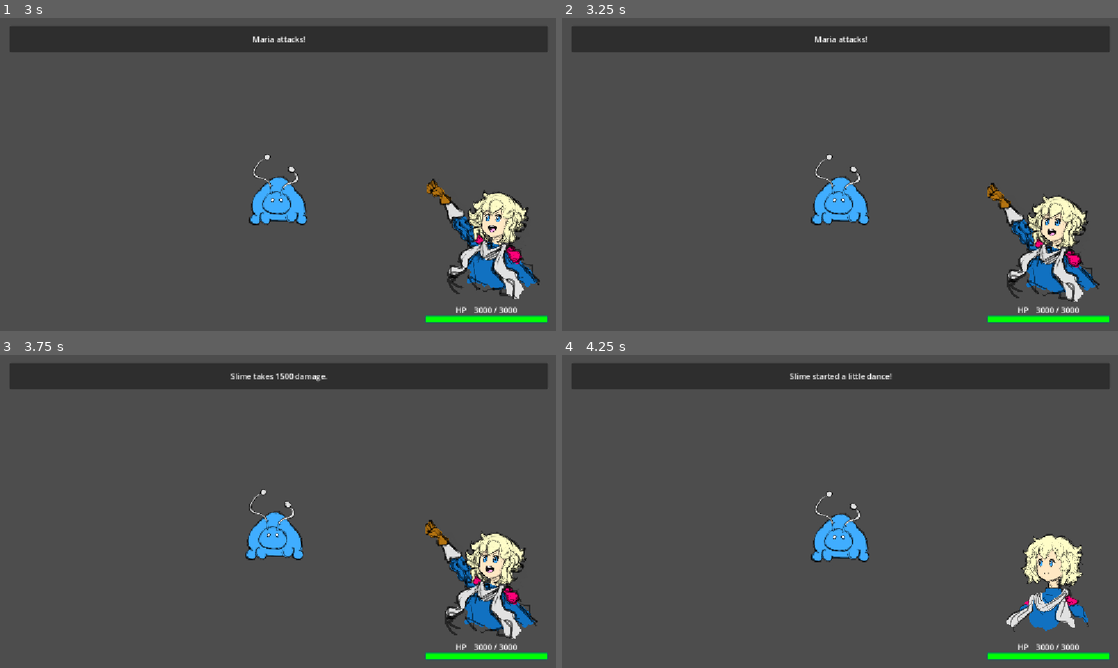
Above: before the commit, frames 1-4 (two rows, left to right).
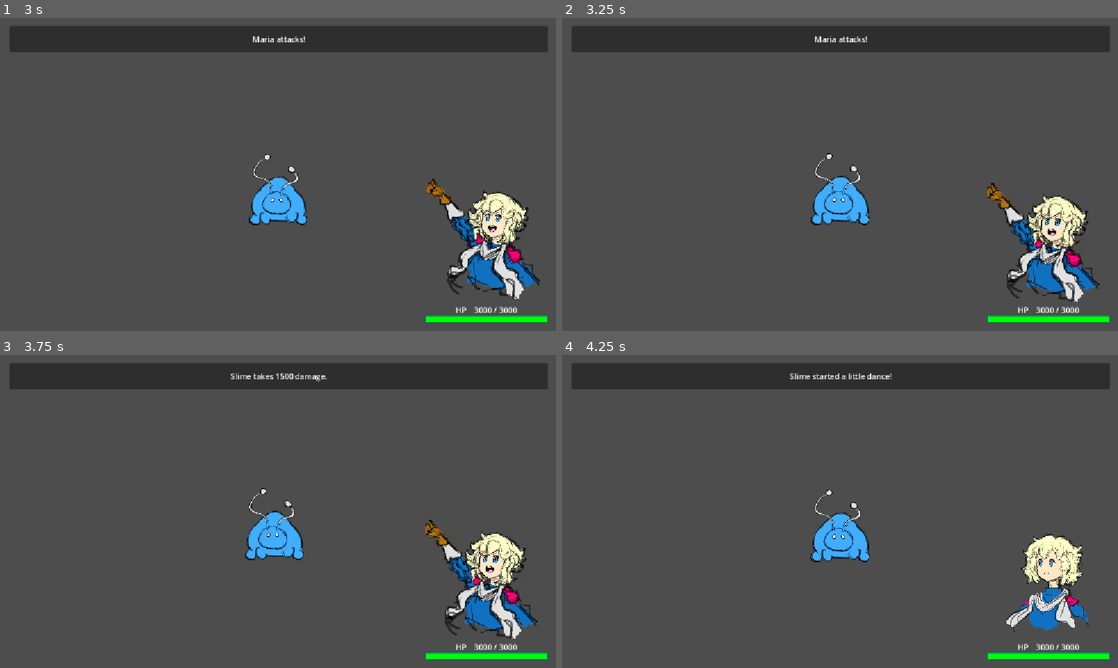
Above: after the commit, the same moments.

Repository: Adnyropast/pwkz-godot-4.7
Game: Godot game, scene res://scenes/title_screen.tscn
The game is run twice, just before and just after one commit, with the same random seed, the same clock (stepped at 60 frames per second) and the same inputs. The engine's default icon, where the game draws it, is replaced by a stand-in: a white triangle on a blue panel in a dark square.
Inputs:
- Up to frame 1 (3 s): click "Start" at 0.5 s; click "Maria Game" at 1.25 s; tap Enter (ui_accept) at 2, 2.27 s; click "Attack" at 2.75 s
- Up to frame 2 (3.25 s): no input
- Up to frame 3 (3.75 s): tap Enter (ui_accept) at 3.5 s
- Up to frame 4 (4.25 s): tap Enter (ui_accept) at 3.77 s

Frame 1 is identical in both runs. In frame 2, 0.3% of the frame differs, in the area x 44-56%, y 43-66%; in frame 3, 0.3%; in frame 4, 0.4%, in the area x 44-56%, y 42-67%.

Commit message:
feat: add enemy stuttered animation

Diff:
--- a/scenes/enemy_node.gd
+++ b/scenes/enemy_node.gd
@@ -1,6 +1,6 @@
 extends Control
 
-@onready var enemy_texture: TextureRect = $EnemyShake/EnemyTexture
+@onready var enemy_texture: TextureRect = $EnemyShake/EnemyBreathe/EnemyTexture
 @onready var enemy_animation_player: AnimationPlayer = $EnemyShake/EnemyAnimationPlayer
 
 func _ready() -> void:
--- a/scenes/enemy_node.tscn
+++ b/scenes/enemy_node.tscn
@@ -2,6 +2,68 @@
 
 [ext_resource type="Script" uid="uid://bk800b71ytl4x" path="res://scenes/enemy_node.gd" id="1_ilucu"]
 [ext_resource type="Texture2D" uid="uid://dh4ttleyycexo" path="res://icon.svg" id="1_xk3qw"]
+
+[sub_resource type="Animation" id="Animation_5cy0s"]
+length = 0.001
+tracks/0/type = "value"
+tracks/0/imported = false
+tracks/0/enabled = true
+tracks/0/path = NodePath(".:offset_transform_position")
+tracks/0/interp = 1
+tracks/0/loop_wrap = true
+tracks/0/keys = {
+"times": PackedFloat32Array(0),
+"transitions": PackedFloat32Array(1),
+"update": 0,
+"values": [Vector2(0, 0)]
+}
+tracks/1/type = "value"
+tracks/1/imported = false
+tracks/1/enabled = true
+tracks/1/path = NodePath(".:offset_transform_scale")
+tracks/1/interp = 1
+tracks/1/loop_wrap = true
+tracks/1/keys = {
+"times": PackedFloat32Array(0),
+"transitions": PackedFloat32Array(1),
+"update": 0,
+"values": [Vector2(1, 1)]
+}
+
+[sub_resource type="Animation" id="Animation_jde88"]
+resource_name = "enemy_breathe"
+length = 3.0000000000000004
+loop_mode = 1
+tracks/0/type = "value"
+tracks/0/imported = false
+tracks/0/enabled = true
+tracks/0/path = NodePath(".:offset_transform_position")
+tracks/0/interp = 0
+tracks/0/loop_wrap = true
+tracks/0/keys = {
+"times": PackedFloat32Array(0, 1, 2, 3),
+"transitions": PackedFloat32Array(1, 1, 1, 1),
+"update": 0,
+"values": [Vector2(0, 0), Vector2(0, -1), Vector2(0, -2), Vector2(0, 0)]
+}
+tracks/1/type = "value"
+tracks/1/imported = false
+tracks/1/enabled = true
+tracks/1/path = NodePath(".:offset_transform_scale")
+tracks/1/interp = 0
+tracks/1/loop_wrap = true
+tracks/1/keys = {
+"times": PackedFloat32Array(0, 1, 2, 3),
+"transitions": PackedFloat32Array(1, 1, 1, 1),
+"update": 0,
+"values": [Vector2(1, 1), Vector2(1.01, 1.01), Vector2(1.02, 1.02), Vector2(1, 1)]
+}
+
+[sub_resource type="AnimationLibrary" id="AnimationLibrary_5cy0s"]
+_data = {
+&"RESET": SubResource("Animation_5cy0s"),
+&"enemy_breathe": SubResource("Animation_jde88")
+}
 
 [sub_resource type="Animation" id="Animation_ilucu"]
 length = 0.001
@@ -20,7 +82,7 @@
 tracks/1/type = "value"
 tracks/1/imported = false
 tracks/1/enabled = true
-tracks/1/path = NodePath("EnemyShake/EnemyTexture:self_modulate")
+tracks/1/path = NodePath("EnemyShake/EnemyBreathe/EnemyTexture:self_modulate")
 tracks/1/interp = 1
 tracks/1/loop_wrap = true
 tracks/1/keys = {
@@ -29,13 +91,37 @@
 "update": 0,
 "values": [Color(1, 1, 1, 1)]
 }
+tracks/2/type = "value"
+tracks/2/imported = false
+tracks/2/enabled = true
+tracks/2/path = NodePath("EnemyShake/EnemyBreathe:offset_transform_position")
+tracks/2/interp = 1
+tracks/2/loop_wrap = true
+tracks/2/keys = {
+"times": PackedFloat32Array(0),
+"transitions": PackedFloat32Array(1),
+"update": 0,
+"values": [Vector2(0, 0)]
+}
+tracks/3/type = "value"
+tracks/3/imported = false
+tracks/3/enabled = true
+tracks/3/path = NodePath("EnemyShake/EnemyBreathe:offset_transform_scale")
+tracks/3/interp = 1
+tracks/3/loop_wrap = true
+tracks/3/keys = {
+"times": PackedFloat32Array(0),
+"transitions": PackedFloat32Array(1),
+"update": 0,
+"values": [Vector2(1, 1)]
+}
 
 [sub_resource type="Animation" id="Animation_m02cf"]
 resource_name = "enemy_defeat"
 tracks/0/type = "value"
 tracks/0/imported = false
 tracks/0/enabled = true
-tracks/0/path = NodePath("EnemyShake/EnemyTexture:self_modulate")
+tracks/0/path = NodePath("EnemyShake/EnemyBreathe/EnemyTexture:self_modulate")
 tracks/0/interp = 1
 tracks/0/loop_wrap = true
 tracks/0/keys = {
@@ -76,12 +162,20 @@
 layout_mode = 2
 offset_transform_enabled = true
 
-[node name="EnemyTexture" type="TextureRect" parent="EnemyShake" unique_id=492719729]
+[node name="EnemyBreathe" type="MarginContainer" parent="EnemyShake" unique_id=2062966258]
+layout_mode = 2
+offset_transform_enabled = true
+
+[node name="EnemyTexture" type="TextureRect" parent="EnemyShake/EnemyBreathe" unique_id=492719729]
 custom_minimum_size = Vector2(256, 256)
 layout_mode = 2
 texture = ExtResource("1_xk3qw")
 expand_mode = 1
 
+[node name="BreatheAnimationPlayer" type="AnimationPlayer" parent="EnemyShake/EnemyBreathe" unique_id=1887702694]
+libraries/ = SubResource("AnimationLibrary_5cy0s")
+autoplay = &"enemy_breathe"
+
 [node name="EnemyAnimationPlayer" type="AnimationPlayer" parent="EnemyShake" unique_id=364887535]
 root_node = NodePath("../..")
 libraries/ = SubResource("AnimationLibrary_m02cf")
